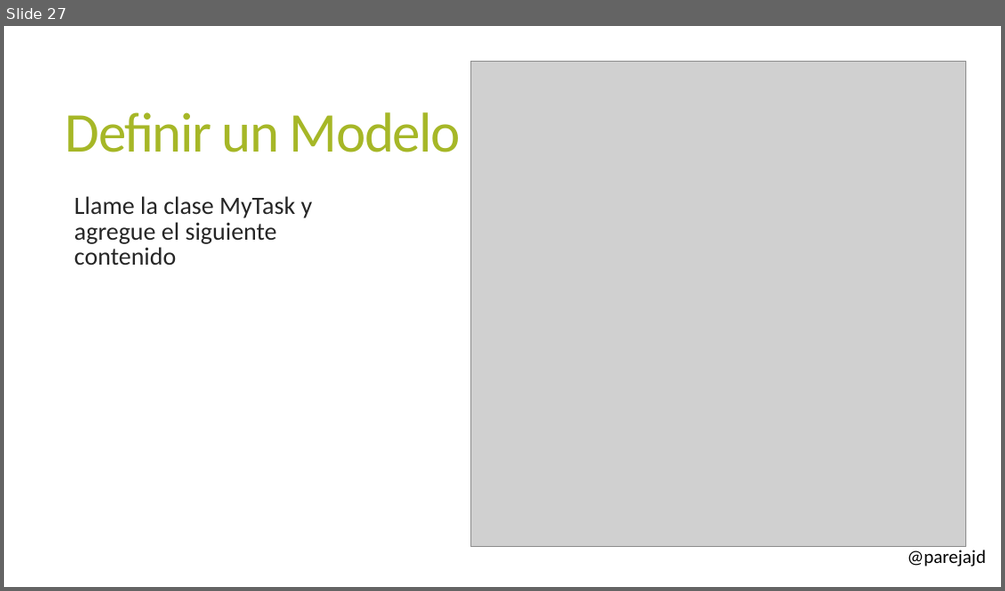
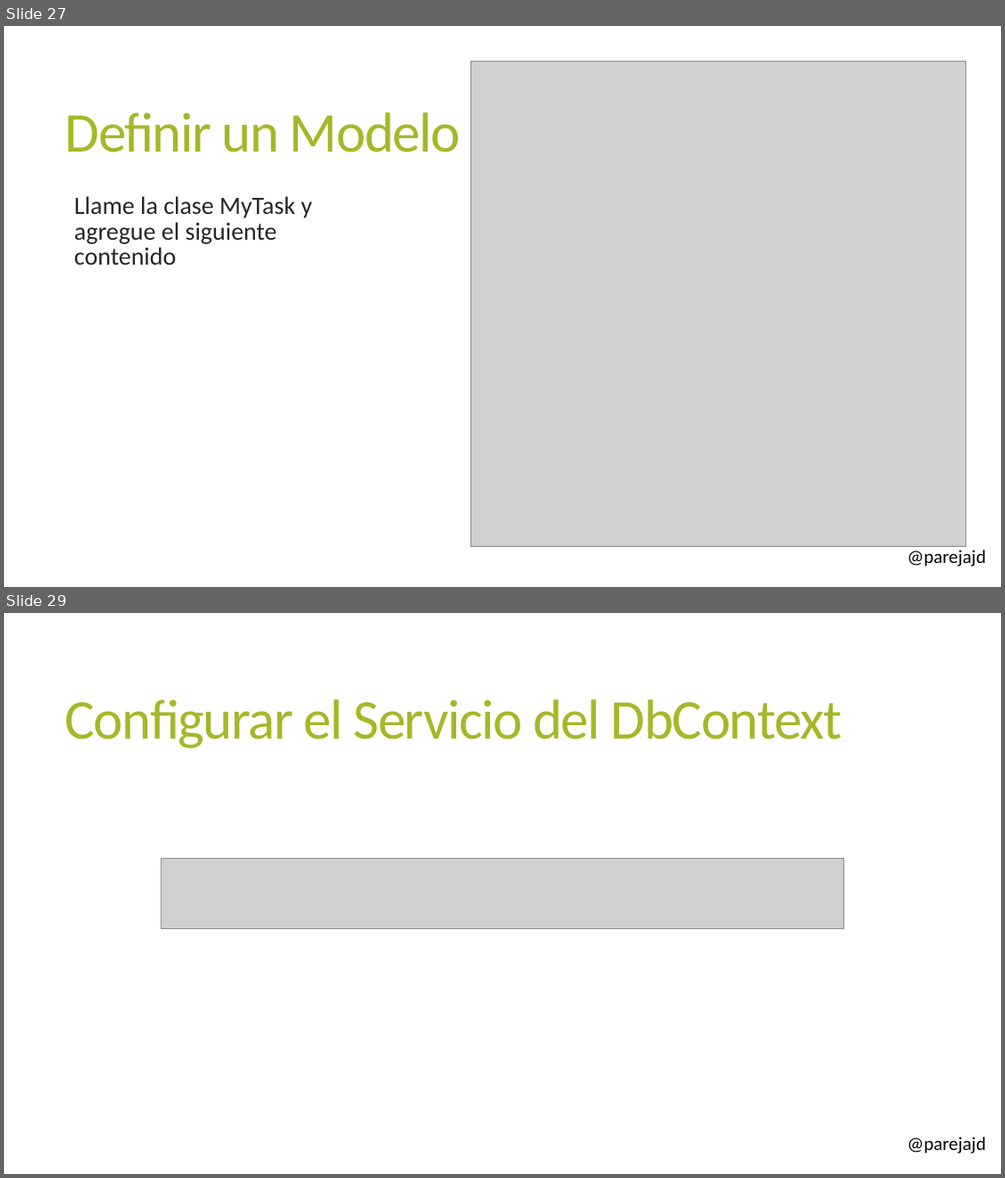
Before and after one commit to parejajd/AprendiendoDotNet, a slide deck: Presentations/4. ASP.NET MVC Core.pptx. Shown one above the other, each under a label of ours: slide 27 before the commit, slides 27 and 29 after it; the slides between them are not shown. The pictures are 1005x591 and 1005x1178 pixels, drawn with LibreOffice and Linux fonts; fonts in the diff are those of the drawing; grey boxes stand for pictures; background and template pictures are left out. Boxes give left, top, right and bottom in pixels: in the first picture for what was removed or moved away, otherwise in the second. Text is boxed around its words. In the diff, an @@ line names an element or a change of style, - is before the commit and + after.

```diff
--- a/Presentations/4. ASP.NET MVC Core.pptx
+++ b/Presentations/4. ASP.NET MVC Core.pptx
@@ slide 29 added at (4,613,1001,1174), background #FFFFFF; not listed: 1 template element that a slide beside it also shows @@
@@ title added at (65,699,841,748), 54 pt, text #A6B727 @@
+Configurar el Servicio del DbContext
@@ picture added at (161,859,844,929) @@
```
Also in this commit, not shown: 1 slide changed, 1 other slide added, 9 other files.
